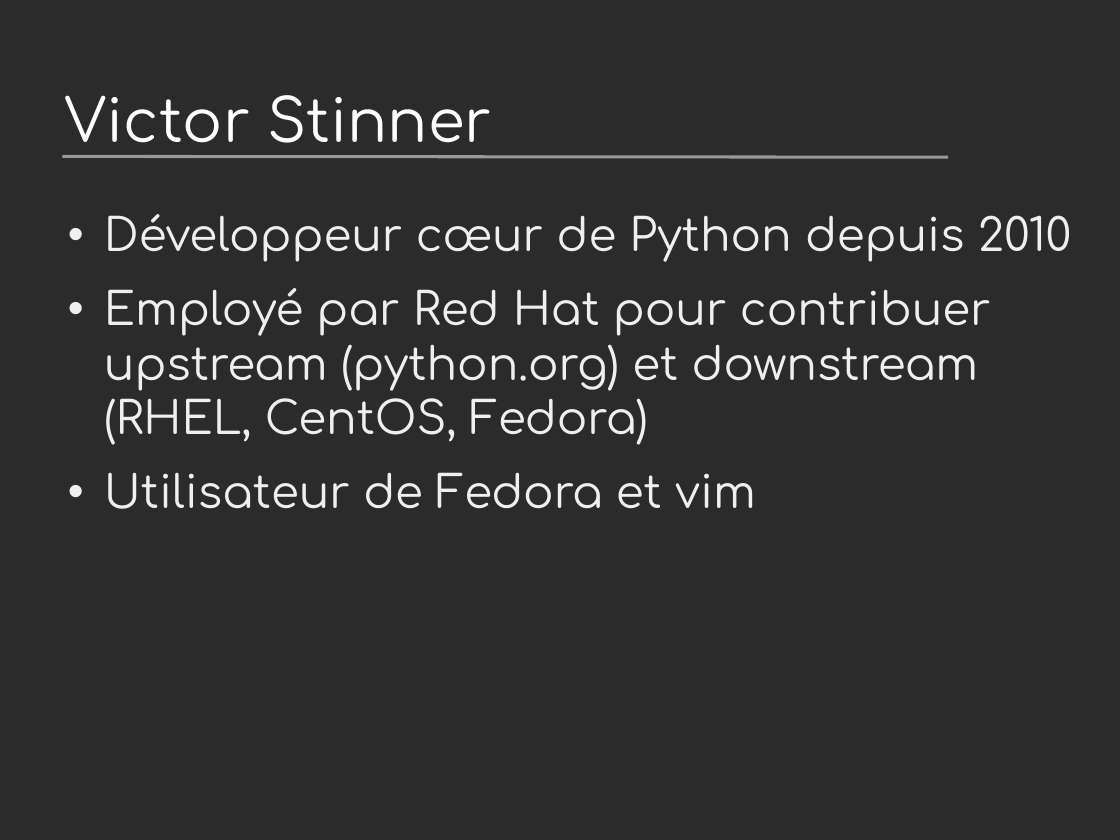
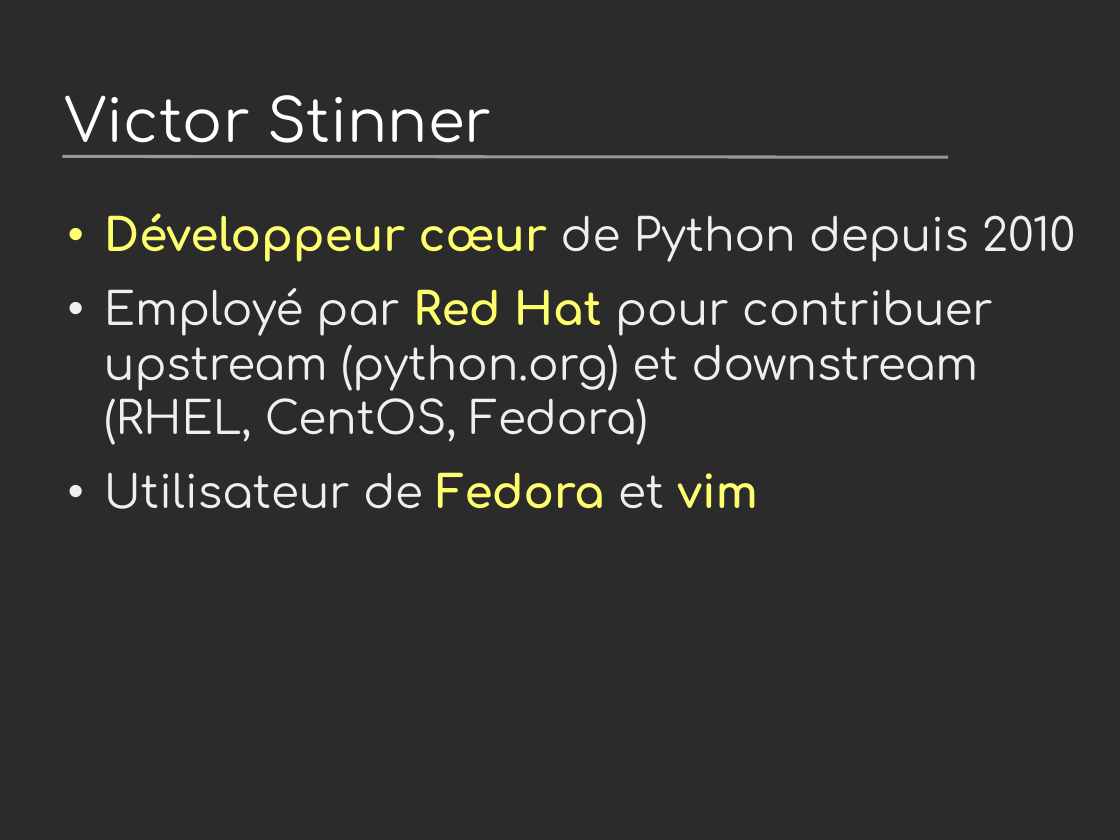
Before and after one commit to vstinner/talks, a slide deck: slide 2 of 2024-PyconFR/nouveautes_python3.13.odp. Drawn at 1120x840 pixels with LibreOffice and Linux fonts; fonts in the diff are those of the drawing; background and template pictures are left out; a plain dark background stands for a picture behind light text. Boxes give left, top, right and bottom in pixels: in the first picture for what was removed or moved away, otherwise in the second. Text is boxed around its words. In the diff, an @@ line names an element or a change of style, - is before the commit and + after.

```diff
--- a/2024-PyconFR/nouveautes_python3.13.odp
+++ b/2024-PyconFR/nouveautes_python3.13.odp
@@ text "Développeur cœur de Python depuis ..." at [104, 213, 1076, 509]: text colour #EEEFF0 to #FFFF6D, bold on in "Développeur cœur", "Red Hat", "Fedora vim" @@
```
Also in this commit, not shown: 8 other slides changed, 6 slides added.
